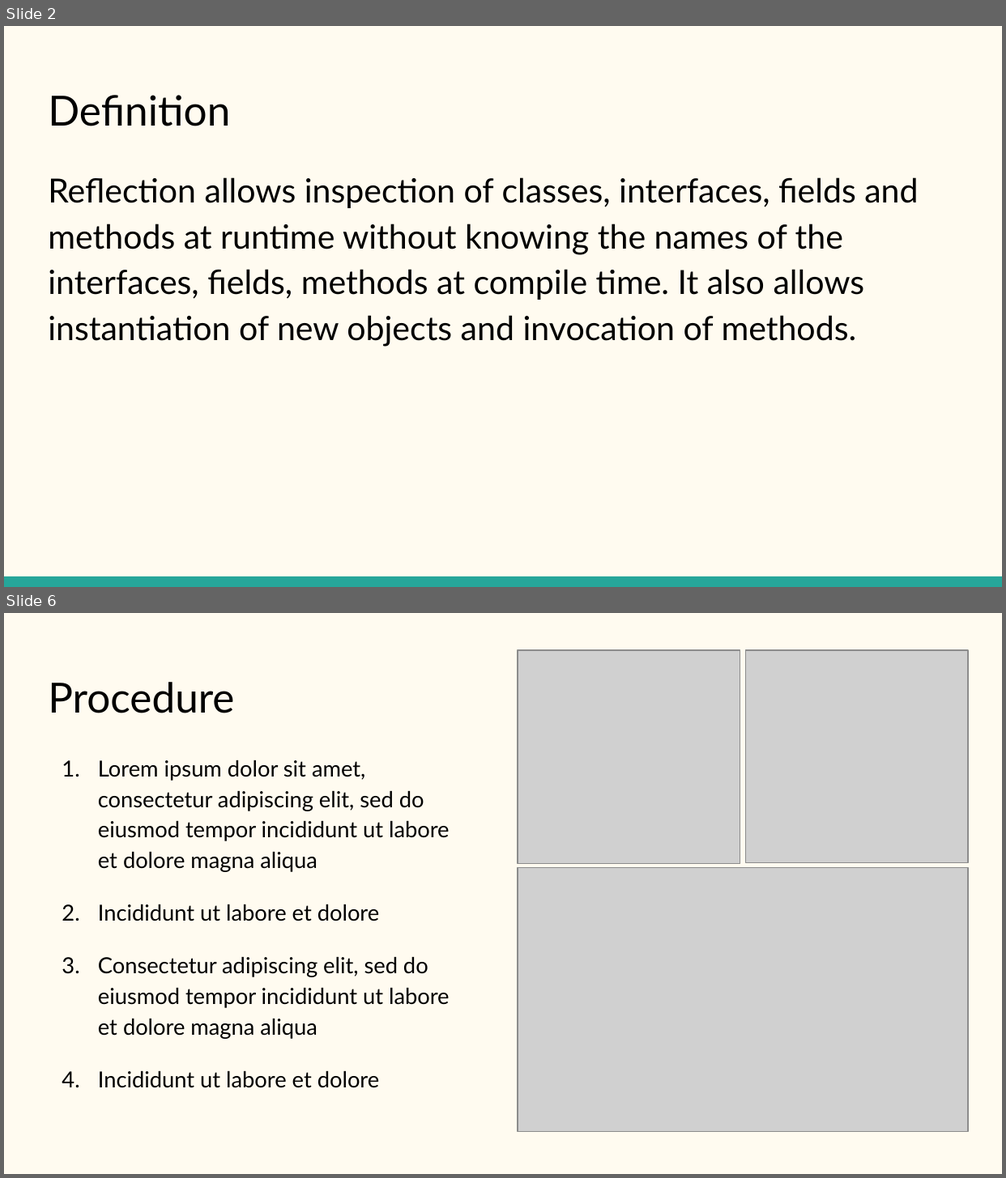
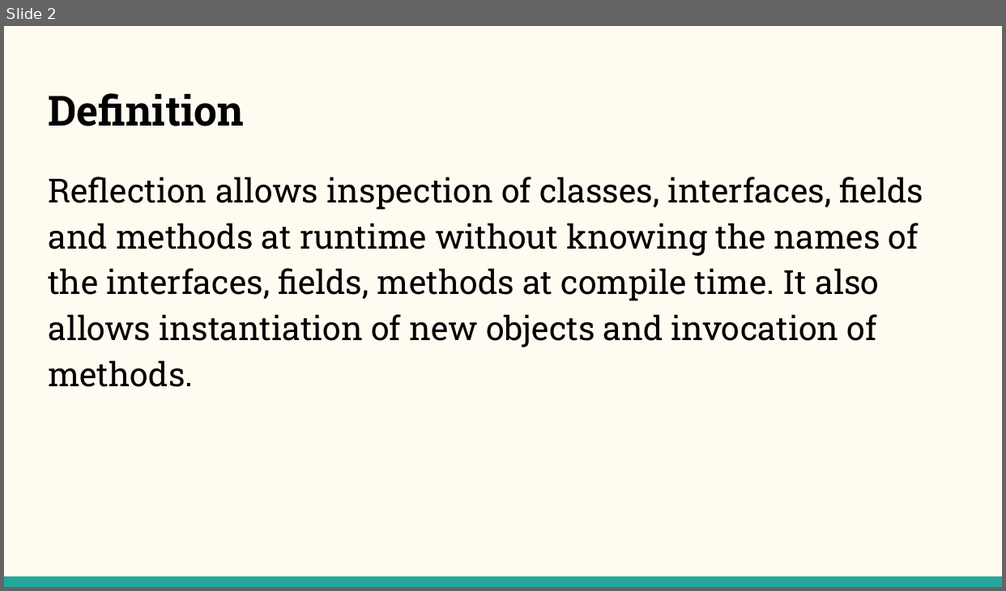
Before and after one commit to NehalPatel/Reflection, a slide deck: Reflection.pptx. Shown one above the other, each under a label of ours: slides 2 and 6 before the commit, slide 2 after it; the slides between them are not shown. The pictures are 1006x1178 and 1006x591 pixels, drawn with LibreOffice and Linux fonts; fonts in the diff are those of the drawing; grey boxes stand for pictures. Boxes give left, top, right and bottom in pixels: in the first picture for what was removed or moved away, otherwise in the second. Text is boxed around its words. In the diff, an @@ line names an element or a change of style, - is before the commit and + after.

```diff
--- a/Reflection.pptx
+++ b/Reflection.pptx
@@ slide 6 removed at (4,613,1002,1174), background #FFFBF0 @@
@@ picture removed at (518,650,740,863) @@
@@ picture removed at (745,650,968,862) @@
@@ title removed at (48,682,234,713) @@
-Procedure
@@ text removed at (98,760,450,1088) @@
-1. Lorem ipsum dolor sit amet, consectetur adipiscing elit, sed do eiusmod tempor incididunt ut labore et dolore magna aliqua
-2. Incididunt ut labore et dolore
-3. Consectetur adipiscing elit, sed do eiusmod tempor incididunt ut labore et dolore magna aliqua
-4. Incididunt ut labore et dolore
@@ picture removed at (518,867,968,1132) @@
@@ slide 2 changed as well @@
@@ title "Definition" at (48,93,244,126): font Lato to Roboto Slab, bold on @@
@@ text "Reflection allows inspection of classes, ..." at (48,177,924,387): font Lato to Roboto Slab @@
```
Also in this commit, not shown: 1 other slide changed, 8 slides added, 7 other slides removed, 7 other files.
